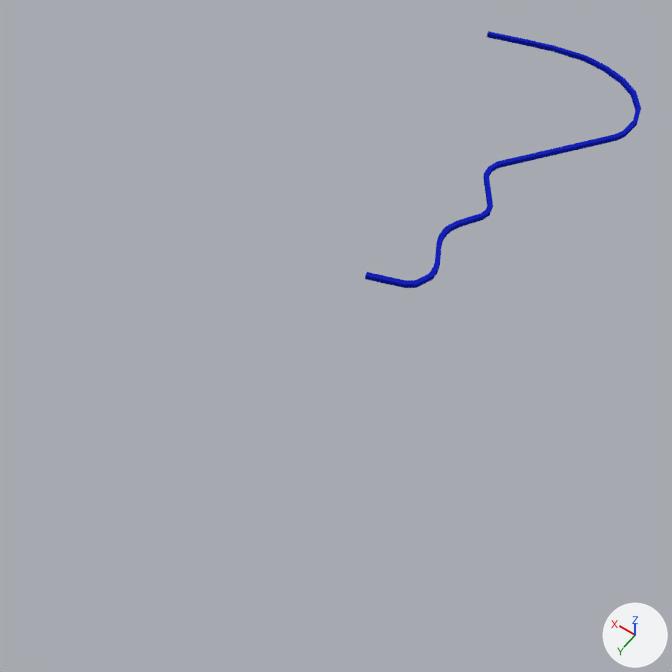
The Blender file Utils/Modelos/Orla Plataforma Pronta para o Unity.blend, before and after one commit.
Both versions are drawn from a 50 mm camera at (-126.9, 65.1, 28.4) aimed at (-108.1, 38.8, -13.0). The lights are fixed; the arrows at lower right show +X, +Y and +Z. The same objects are shown in both versions, whatever each file hides. Objects named as collision shapes, trigger or cutter boxes, shadow casters or lower levels of detail are left out.

In view in the first picture: 'Canteiros_Rampa.001'.
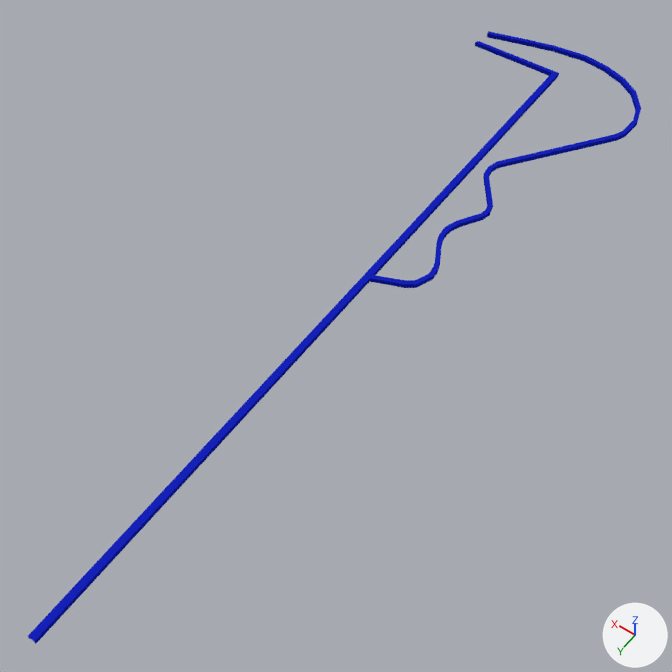
The edits, one by one:
me_cunurbspath_008 is used by ob_canteiros_rampa_001; location (-19.89, 11.84, -0.43).
me_cunurbspath_008 had 112 vertices, 81 faces and spanned x -94.9..-82.0, y -2.0..23.9, z -10.6..-10.3.
me_cunurbspath_008 now has 132 vertices, 95 faces and spans x -94.9..-81.9, y -2.0..49.2, z -10.6..-10.3.
Part 1, on me_cunurbspath_008:
2 faces are deleted.
2 vertices move from x -88.1, y 23.9, z -10.6..-10.3 to x -88.4, y 23.9, z -10.6..-10.3.
20 vertices are added at x -88.4..-81.9, y 0.9..49.2, z -10.6..-10.3.
16 new faces join them.

Location of each change, (x1, y1, x2, y2) in pixels of the pictures (672 x 672 px):
'Canteiros_Rampa.001', reshaped (122% wider, 138% taller)
    before: (365, 31, 641, 288)
    after: (28, 31, 641, 644)
part 1 of me_cunurbspath_008, built on
    before: (365, 272, 404, 283)
    after: (28, 41, 559, 644)
